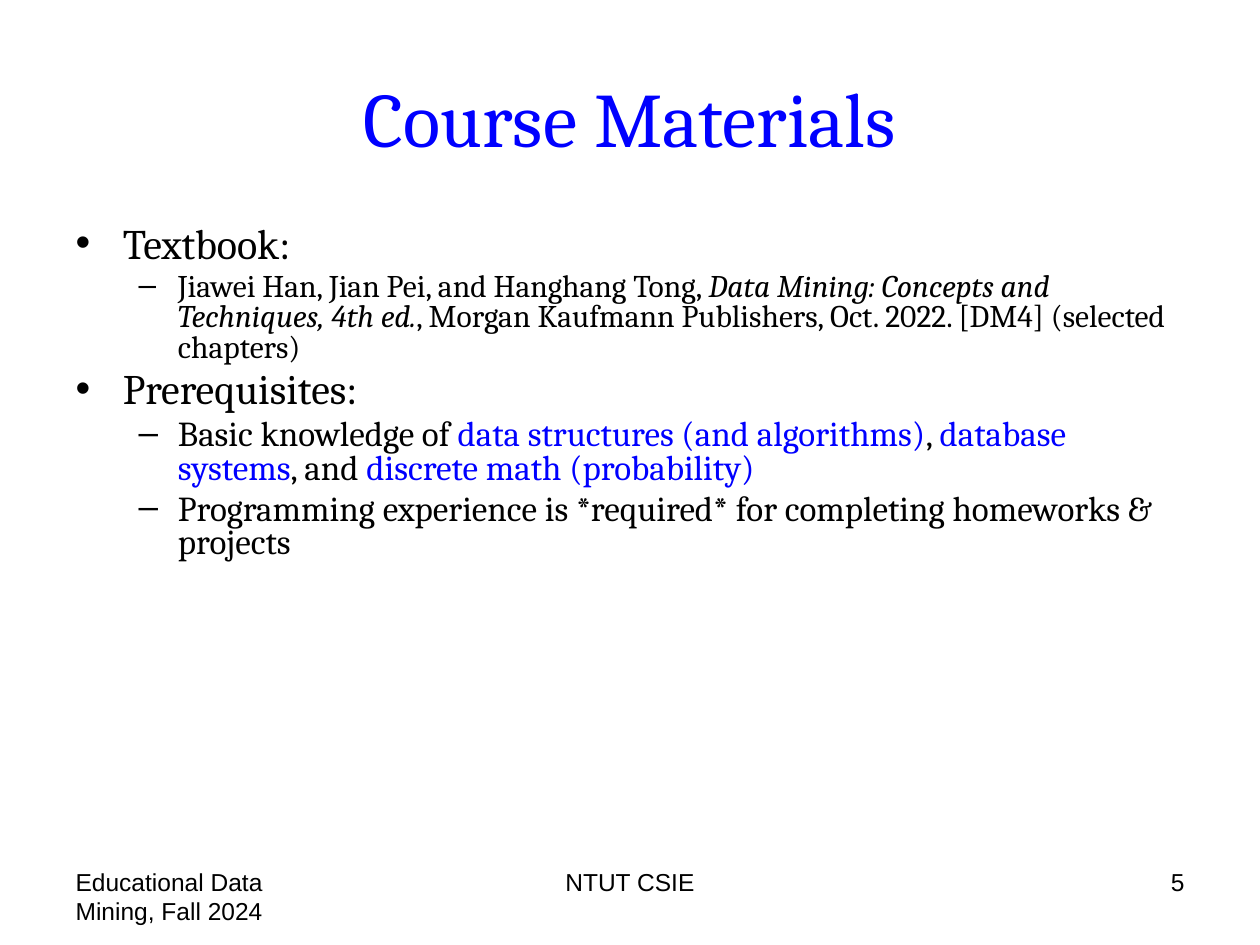
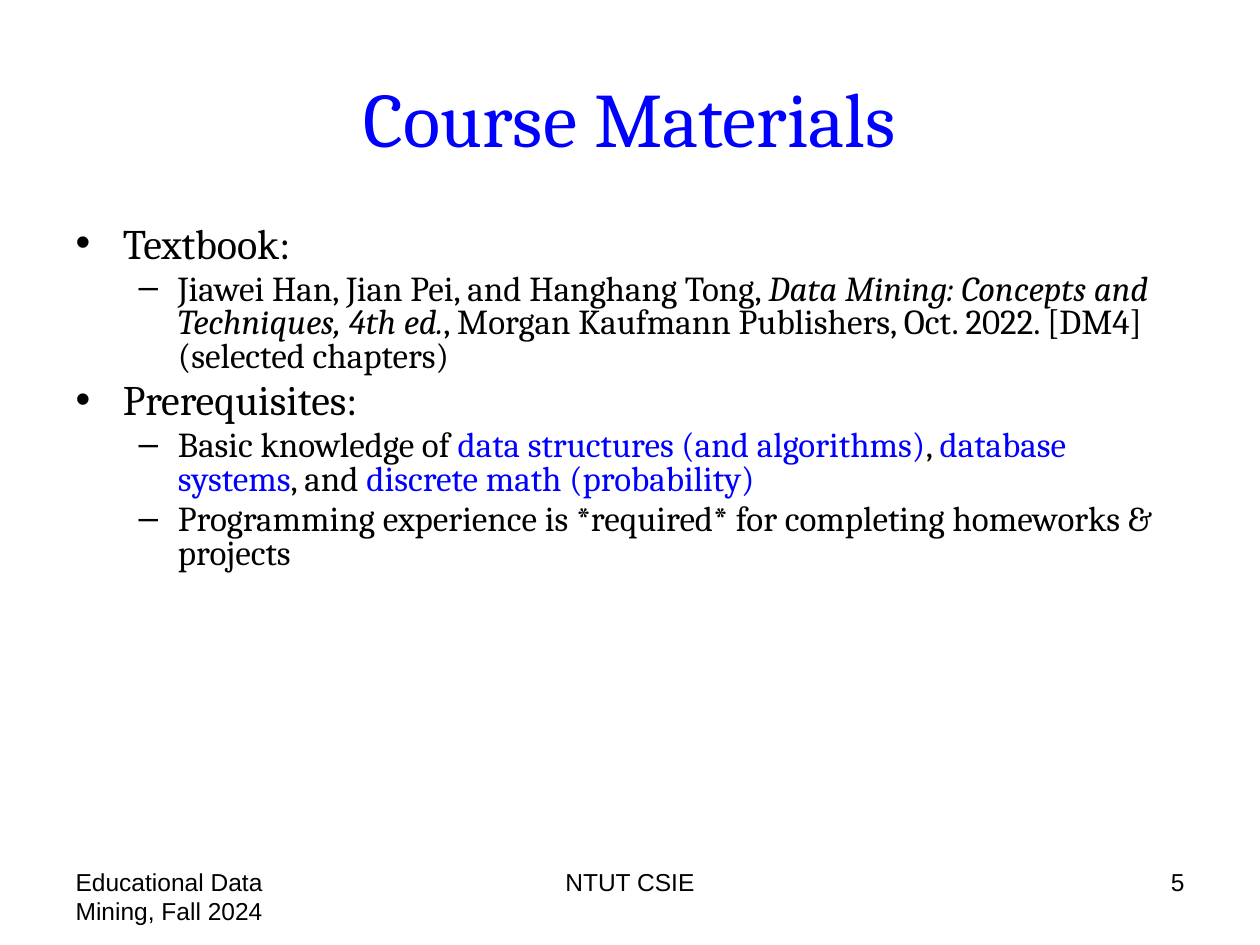
Before and after one commit to chriswjh/chriswjh.github.io, a slide deck: slide 5 of EDM/00-overview.pptx. Drawn at 1260x945 pixels with LibreOffice and Linux fonts; fonts in the diff are those of the drawing. Boxes give left, top, right and bottom in pixels: in the first picture for what was removed or moved away, otherwise in the second. Text is boxed around its words. In the diff, an @@ line names an element or a change of style, - is before the commit and + after.

```diff
--- a/EDM/00-overview.pptx
+++ b/EDM/00-overview.pptx
@@ text at (178,276,1149,376): size 18 to 20 pt in "Jiawei Han, Jian Pei, and Hanghang Tong, ..." @@
```
Also in this commit, not shown: 2 other slides changed, 1 slide removed.
